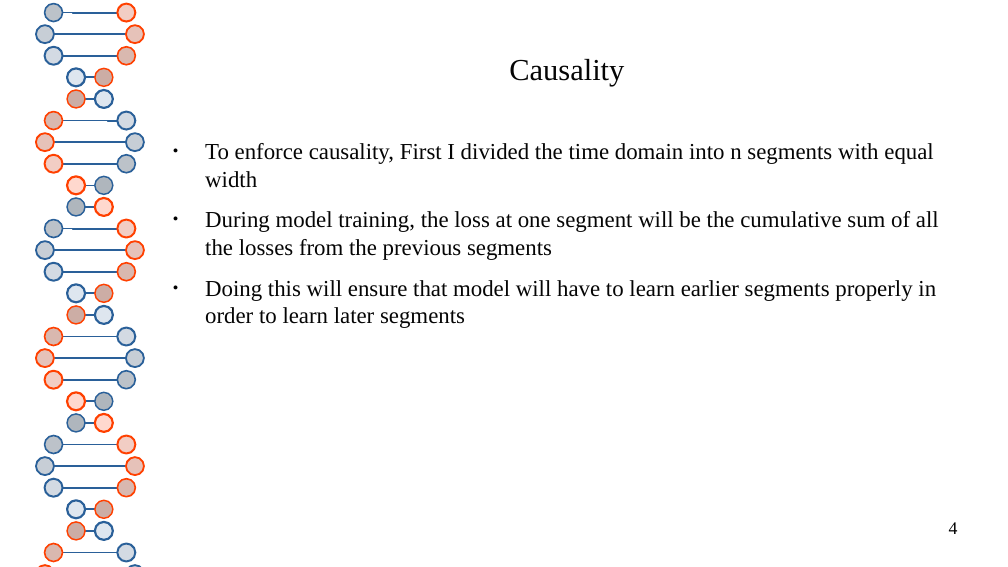
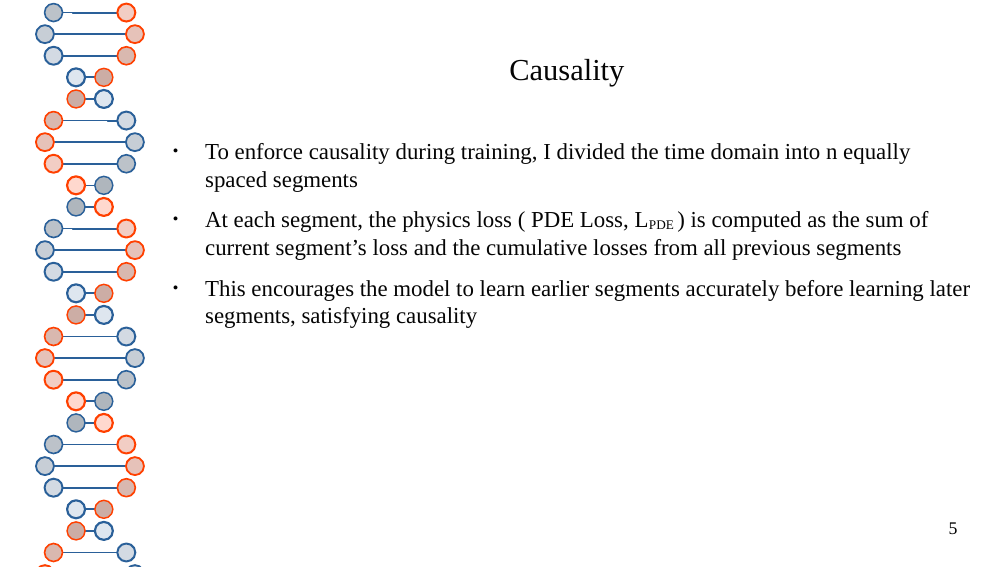
Before and after one commit to thash-jkr/Schrodinger-PINN, a slide deck: slide 5 of report/progress_presentation.odp (slide 4 before the commit). Drawn at 1008x567 pixels with LibreOffice and Linux fonts; fonts in the diff are those of the drawing. Boxes give left, top, right and bottom in pixels: in the first picture for what was removed or moved away, otherwise in the second. Text is boxed around its words. In the diff, an @@ line names an element or a change of style, - is before the commit and + after.

```diff
--- a/report/progress_presentation.odp
+++ b/report/progress_presentation.odp
@@ text at [205, 143, 971, 328]: text changed @@
-● To enforce causality, First I divided the time domain into n segments with equal width
-● During model training, the loss at one segment will be the cumulative sum of all the losses from the previous segments
-● Doing this will ensure that model will have to learn earlier segments properly in order to learn later segments
+● To enforce causality during training, I divided the time domain into n equally spaced segments
+● At each segment, the physics loss ( PDE Loss, LPDE ) is computed as the sum of current segment’s loss and the cumulative losses from all previous segments
+● This encourages the model to learn earlier segments accurately before learning later segments, satisfying causality
@@ page number at [949, 522, 958, 534]: text changed @@
-4
+5
```
Also in this commit, not shown: 15 other slides changed, 3 slides added, 6 slides removed, 5 other files.
